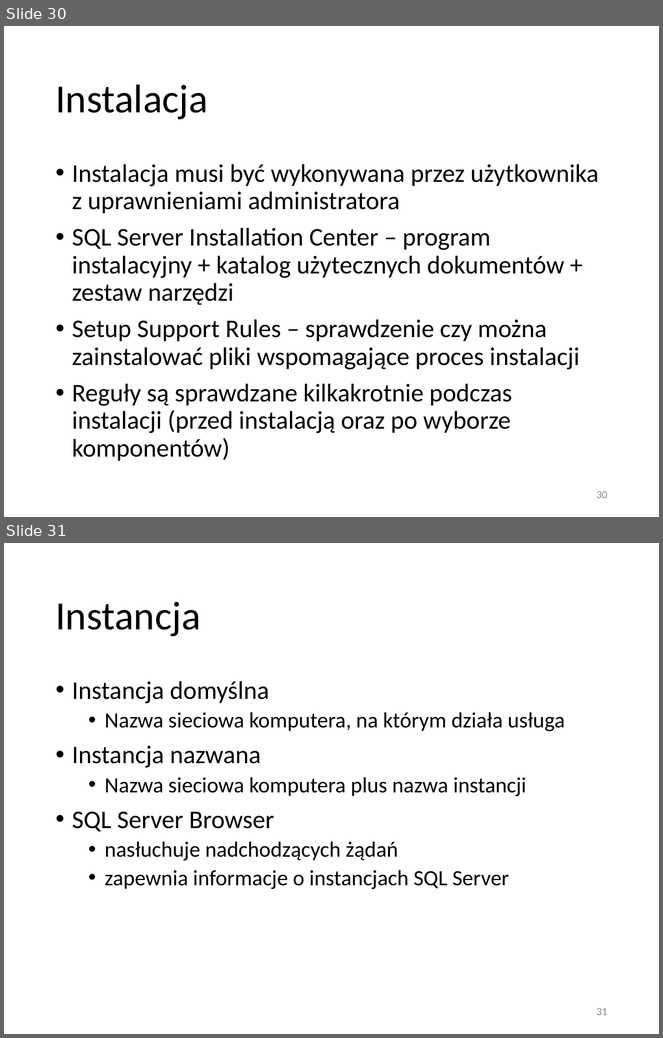
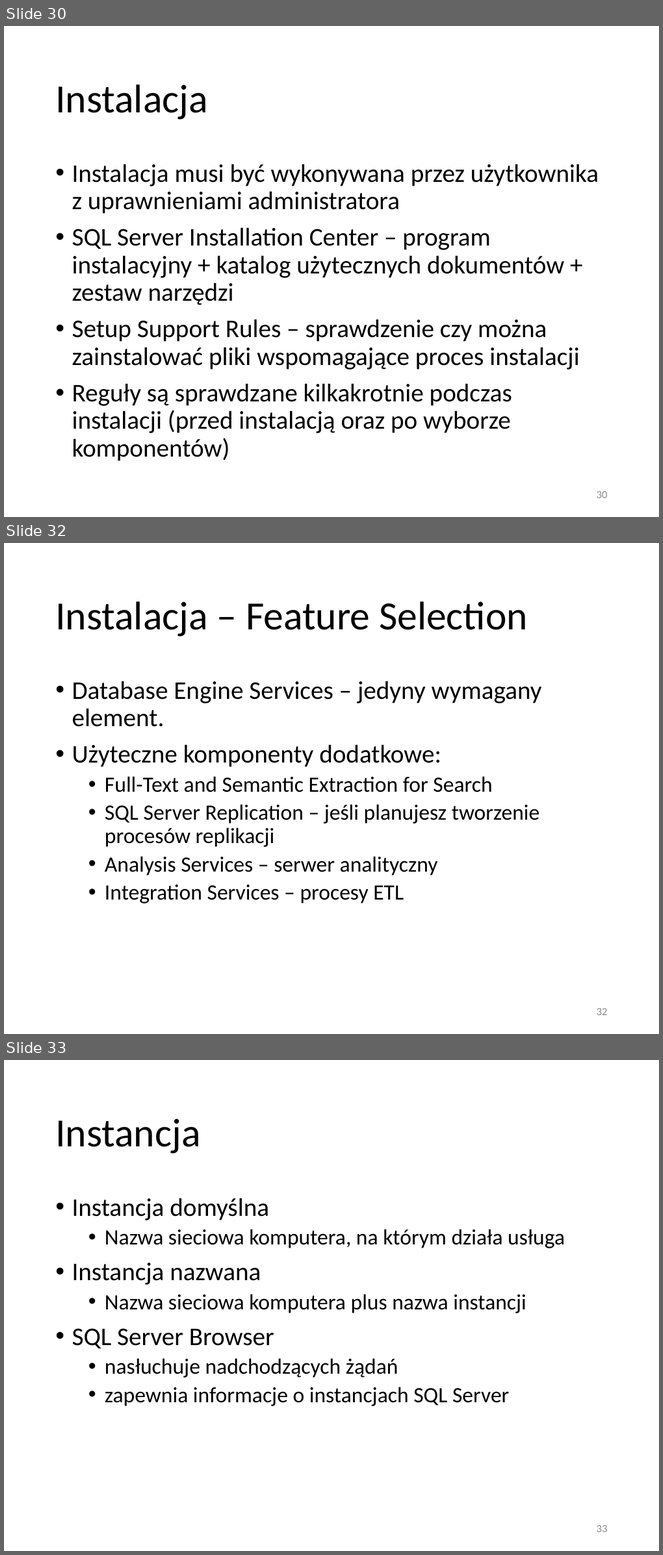
Before and after one commit to gstolecki/SQL-Server-Administracja, a slide deck: Microsoft SQL Server - administracja v2.pptx. Shown one above the other, each under a label of ours: slides 30 and 31 before the commit, slides 30, 32 and 33 after it; the slides between them are not shown. The pictures are 663x1038 and 663x1555 pixels, drawn with LibreOffice and Linux fonts; fonts in the diff are those of the drawing. Boxes give left, top, right and bottom in pixels: in the first picture for what was removed or moved away, otherwise in the second. Text is boxed around its words. In the diff, an @@ line names an element or a change of style, - is before the commit and + after.

```diff
--- a/Microsoft SQL Server - administracja v2.pptx
+++ b/Microsoft SQL Server - administracja v2.pptx
@@ slide 32 added at <box>4,543,659,1034</box>, background #FFFFFF @@
@@ title added at <box>55,601,528,637</box>, 44 pt, text #000000 @@
+Instalacja – Feature Selection
@@ text added at <box>72,681,542,904</box>, 24 pt, text #000000 @@
+• Database Engine Services – jedyny wymagany element.
+• Użyteczne komponenty dodatkowe:
+  • Full-Text and Semantic Extraction for Search
+  • SQL Server Replication – jeśli planujesz tworzenie procesów replikacji
+  • Analysis Services – serwer analityczny
+  • Integration Services – procesy ETL
@@ page number added at <box>597,1008,608,1016</box>, 12 pt, text #8C8C8C @@
+32
@@ what was slide 31 is now slide 33 @@
@@ page number at <box>597,1525,608,1533</box>: text changed @@
-31
+33
```
Also in this commit, not shown: 1 slide changed, 3 other slides added.
